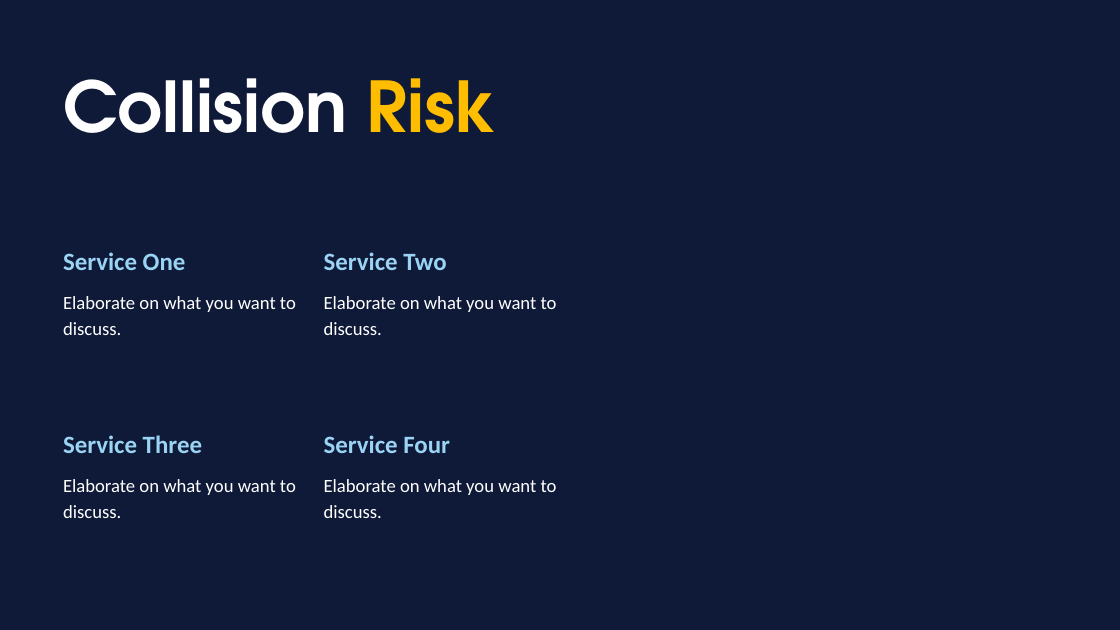
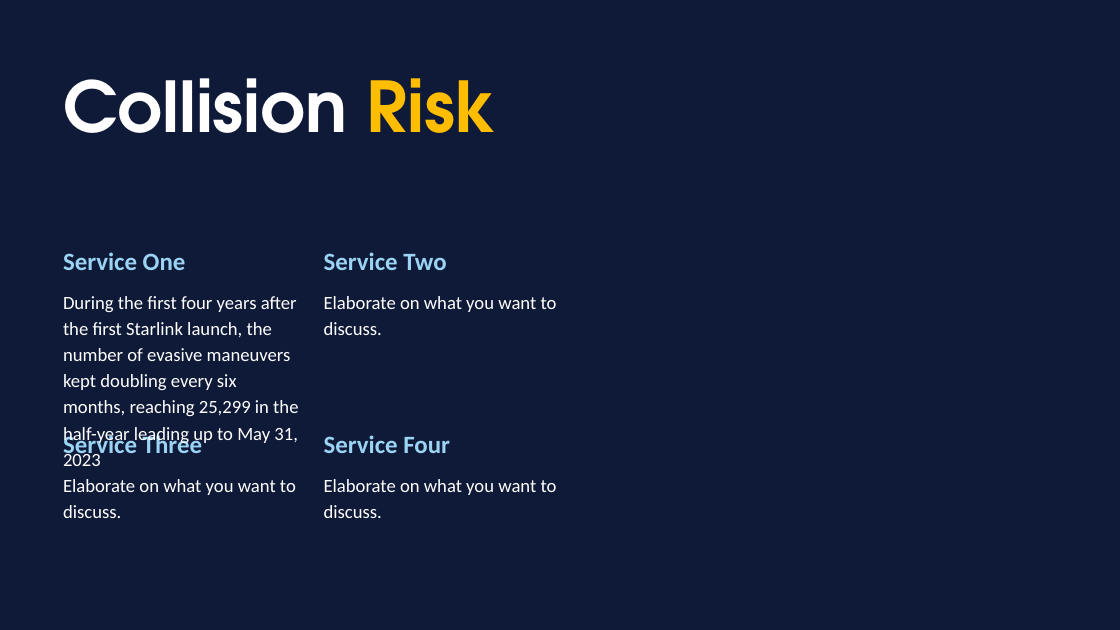
Before and after one commit to daemonchild/cardiffmet-dat5001-visualisation-of-data, a slide deck: slide 9 of assessment/presentation/From Launch to Litter Orbital Overload.pptx (slide 10 before the commit). Drawn at 1120x630 pixels with LibreOffice and Linux fonts; fonts in the diff are those of the drawing. Boxes give left, top, right and bottom in pixels: in the first picture for what was removed or moved away, otherwise in the second. Text is boxed around its words. In the diff, an @@ line names an element or a change of style, - is before the commit and + after.

```diff
--- a/assessment/presentation/From Launch to Litter Orbital Overload.pptx
+++ b/assessment/presentation/From Launch to Litter Orbital Overload.pptx
@@ text removed at (63, 296, 296, 335) @@
-Elaborate on what you want to discuss.
@@ text added at (63, 296, 298, 466), 24 pt, text #FFFFFF @@
+During the first four years after the first Starlink launch, the number of evasive maneuvers kept doubling every six months, reaching 25,299 in the half-year leading up to May 31, 2023
```
Also in this commit, not shown: 5 other slides changed, 1 slide removed, 8 other files.
